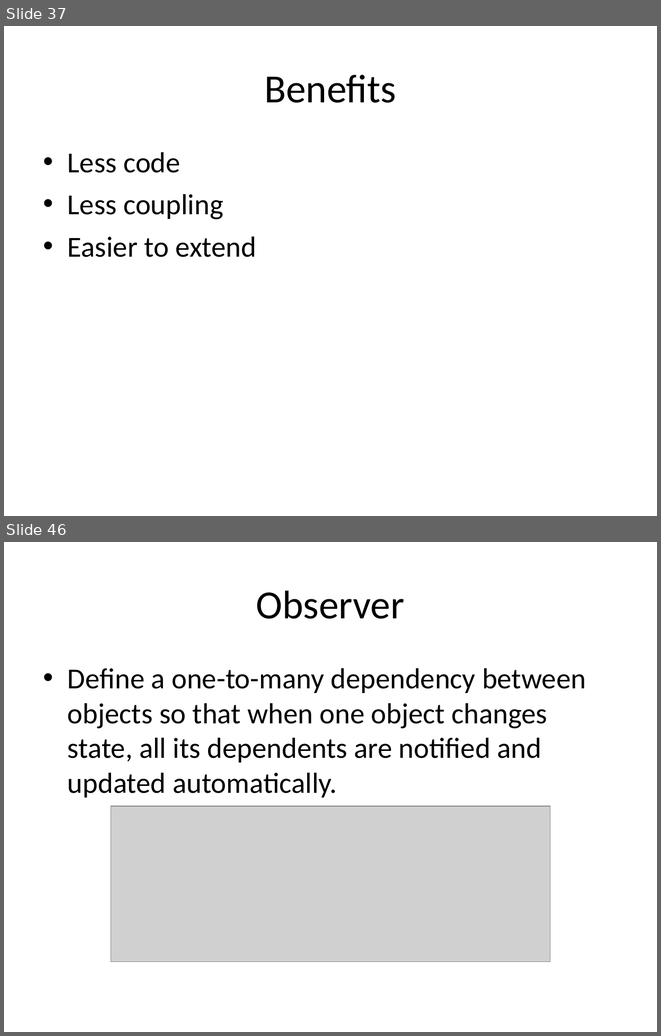
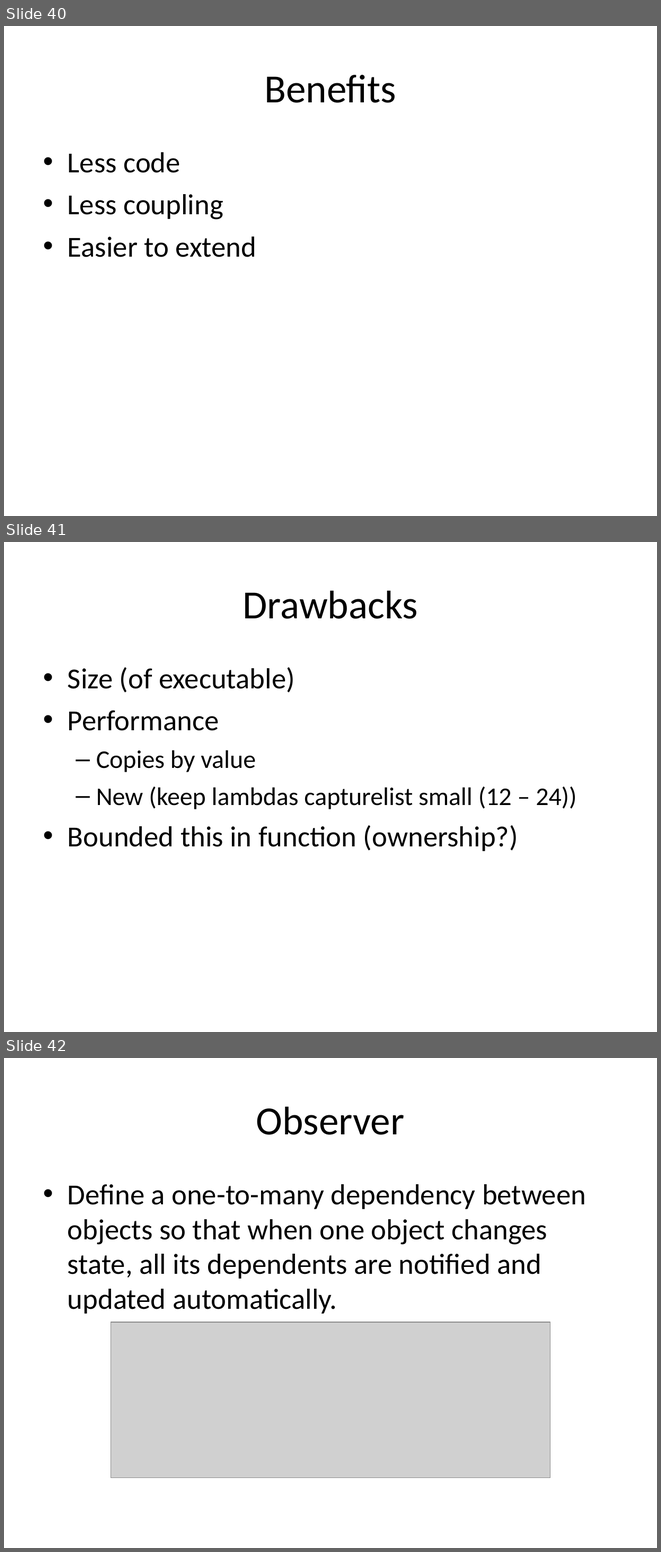
Before and after one commit to kamyu104/GofPatterns, a slide deck: Effective patterns.ppt. Shown one above the other, each under a label of ours: slides 37 and 46 before the commit, slides 40, 41 and 42 after it; the slides between them are not shown. The pictures are 661x1036 and 661x1552 pixels, drawn with LibreOffice and Linux fonts; fonts in the diff are those of the drawing; grey boxes stand for pictures. Boxes give left, top, right and bottom in pixels: in the first picture for what was removed or moved away, otherwise in the second. Text is boxed around its words. In the diff, an @@ line names an element or a change of style, - is before the commit and + after.

```diff
--- a/Effective patterns.ppt
+++ b/Effective patterns.ppt
@@ slide 41 added at (x1=4, y1=542, x2=657, y2=1032), background #FFFFFF @@
@@ title added at (x1=242, y1=590, x2=418, y2=619), 44 pt, text #000000 @@
+Drawbacks
@@ text added at (x1=68, y1=667, x2=576, y2=851), 32 pt, text #000000 @@
+• Size (of executable)
+• Performance
+  – Copies by value
+  – New (keep lambdas capturelist small (12 – 24))
+• Bounded this in function (ownership?)
@@ what was slide 37 is now slide 40 @@
@@ what was slide 46 is now slide 42 @@
```
Also in this commit, not shown: 57 slides changed, 3 other slides added, 10 slides removed, 1 other file.
